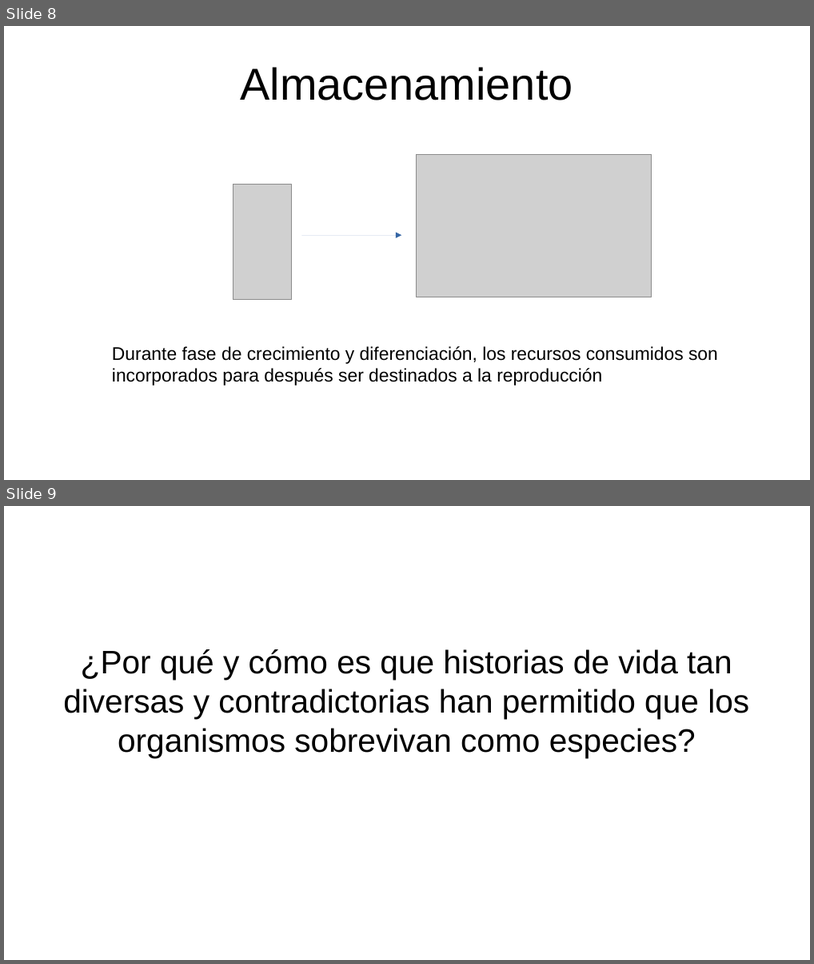
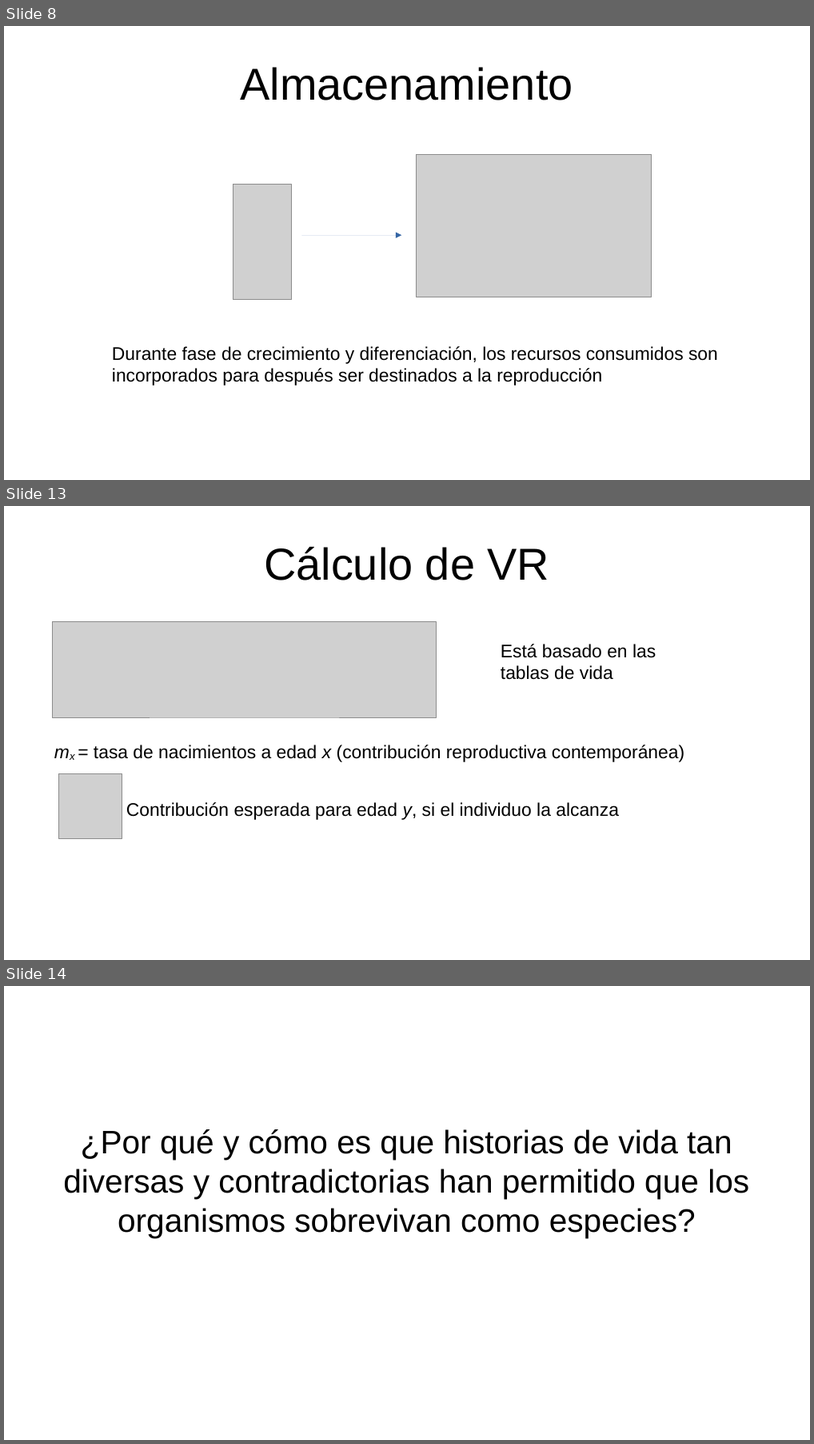
Before and after one commit to gerardommc/Ecologia-poblaciones, a slide deck: Unidad-3/Componentes-historia.odp. Shown one above the other, each under a label of ours: slides 8 and 9 before the commit, slides 8, 13 and 14 after it; the slides between them are not shown. The pictures are 814x964 and 814x1444 pixels, drawn with LibreOffice and Linux fonts; fonts in the diff are those of the drawing; grey boxes stand for pictures. Boxes give left, top, right and bottom in pixels: in the first picture for what was removed or moved away, otherwise in the second. Text is boxed around its words. In the diff, an @@ line names an element or a change of style, - is before the commit and + after.

```diff
--- a/Unidad-3/Componentes-historia.odp
+++ b/Unidad-3/Componentes-historia.odp
@@ slide 13 added at box(4, 506, 810, 960), background #FFFFFF @@
@@ title added at box(264, 547, 550, 580), 44 pt, text #000000 @@
+Cálculo de VR
@@ picture added at box(52, 621, 437, 716) @@
@@ text added at box(501, 644, 656, 680), 18 pt, text #000000 @@
+Está basado en las tablas de vida
@@ text added at box(94, 744, 685, 762), 18 pt, text #000000 @@
+mx = tasa de nacimientos a edad x (contribución reproductiva contemporánea)
@@ picture added at box(59, 774, 122, 838) @@
@@ text added at box(126, 802, 619, 820), 18 pt, text #000000 @@
+Contribución esperada para edad y, si el individuo la alcanza
@@ what was slide 9 is now slide 14 @@
```
Also in this commit, not shown: 4 other slides added, 1 other file.
